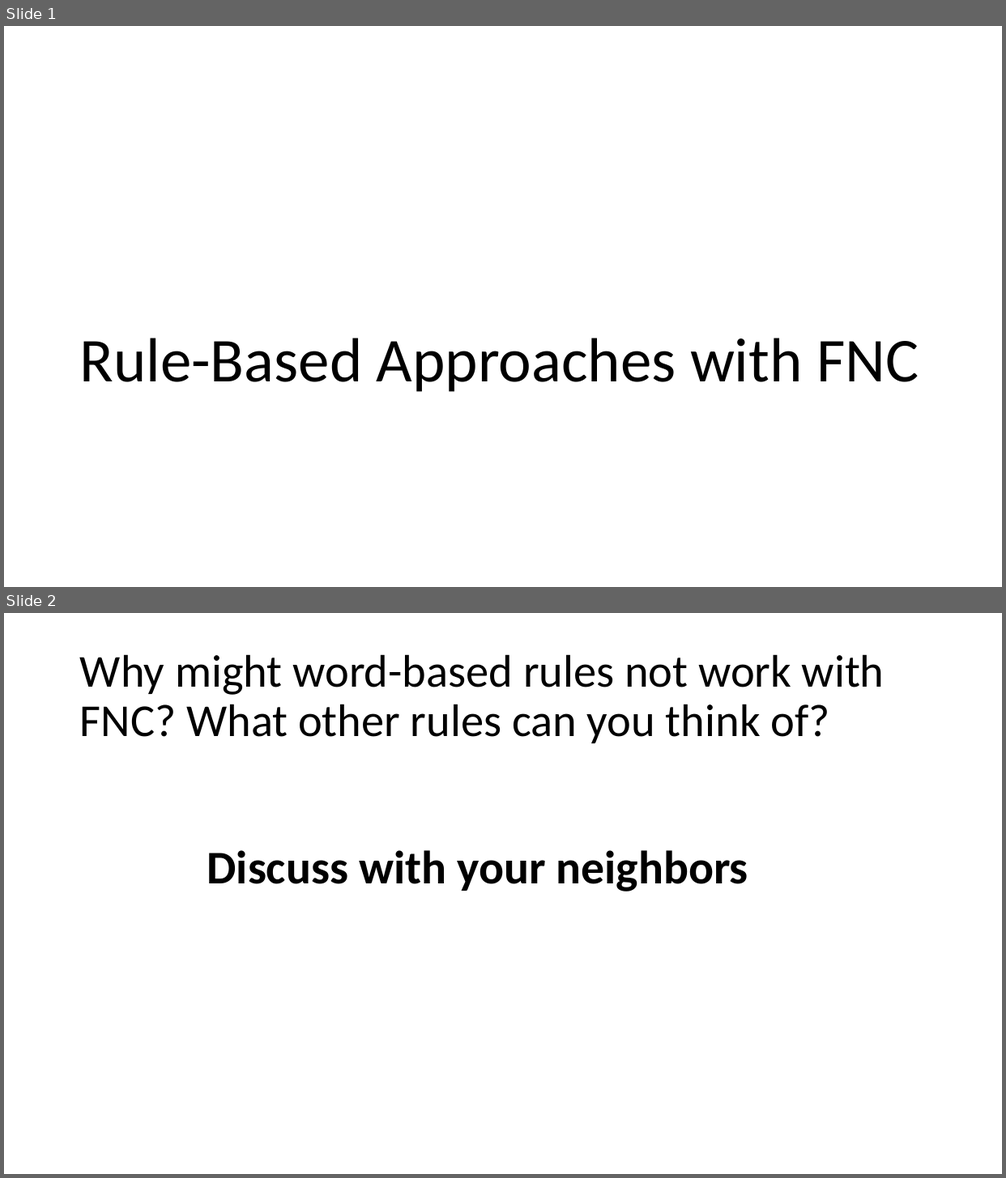
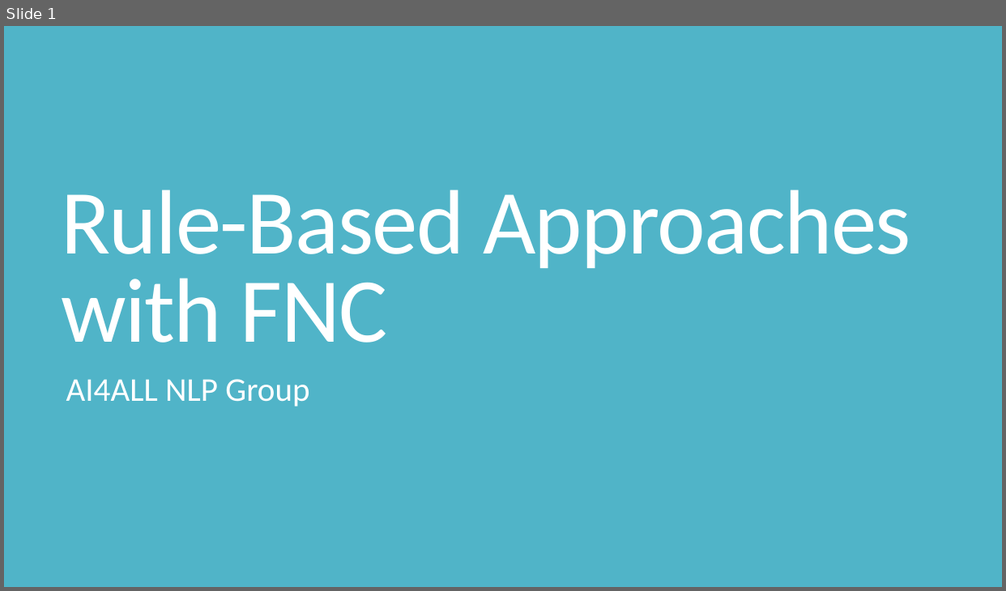
Before and after one commit to cchen23/AI4ALL_NLP, a slide deck: Slides/Day5_Rule_Based_Models_II.pptx. Shown one above the other, each under a label of ours: slides 1 and 2 before the commit, slide 1 after it. The pictures are 1006x1178 and 1006x591 pixels, drawn with LibreOffice and Linux fonts; fonts in the diff are those of the drawing. Boxes give left, top, right and bottom in pixels: in the first picture for what was removed or moved away, otherwise in the second. Text is boxed around its words. In the diff, an @@ line names an element or a change of style, - is before the commit and + after.

```diff
--- a/Slides/Day5_Rule_Based_Models_II.pptx
+++ b/Slides/Day5_Rule_Based_Models_II.pptx
@@ slide 2 removed at <box>4,613,1002,1174</box>, background #FFFFFF @@
@@ title removed at <box>80,654,884,743</box> @@
-Why might word-based rules not work with FNC? What other rules can you think of?
@@ text removed at <box>206,850,748,892</box> @@
-Discuss with your neighbors
@@ slide 1 changed as well @@
@@ background #FFFFFF to #50B4C8 @@
@@ title "Rule-Based Approaches with FNC": place and size @@
-title "Rule-Based Approaches with FNC" at <box>79,338,918,392</box>
+title "Rule-Based Approaches with FNC" at <box>61,190,911,343</box>
@@ title "Rule-Based Approaches with FNC" at <box>61,190,911,343</box>: size 60 to 88 pt, text colour #000000 to #FFFFFF, letter spacing 0 to -1.2 pt; line spacing 0.9 to 0.8 @@
@@ subtitle added at <box>66,379,309,407</box>, 32 pt, text #FFFFFF @@
+AI4ALL NLP Group
```
Also in this commit, not shown: 1 other slide changed, 5 slides added, 12 other files.
